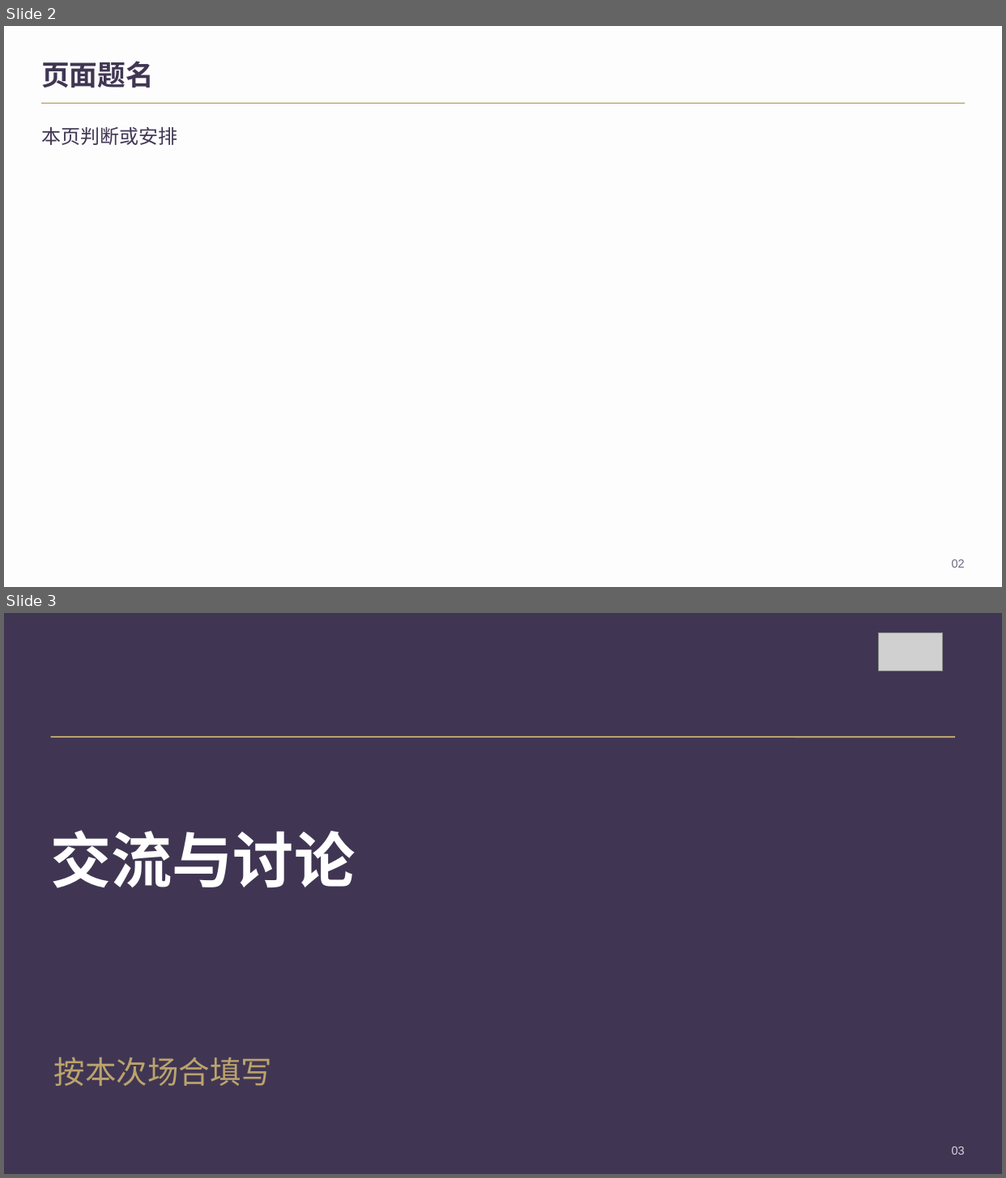
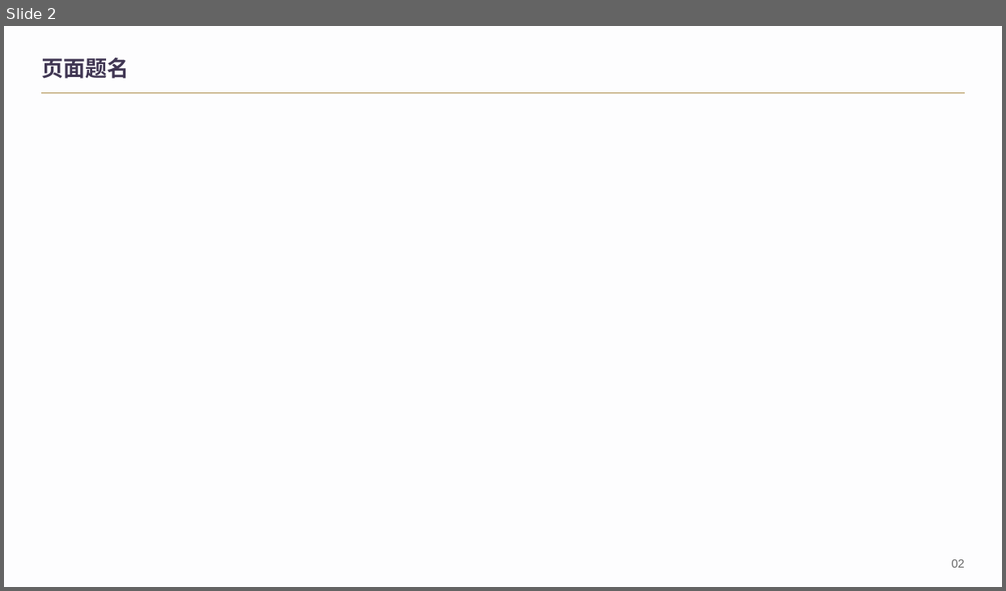
Before and after one commit to 2503668375-boop/hualang-ppt-skill, a slide deck: artifact-template-hualang-school/assets/reference.pptx. Shown one above the other, each under a label of ours: slides 2 and 3 before the commit, slide 2 after it. The pictures are 1006x1178 and 1006x591 pixels, drawn with LibreOffice and Linux fonts; fonts in the diff are those of the drawing; grey boxes stand for pictures; background and template pictures are left out. Boxes give left, top, right and bottom in pixels: in the first picture for what was removed or moved away, otherwise in the second. Text is boxed around its words. In the diff, an @@ line names an element or a change of style, - is before the commit and + after.

```diff
--- a/artifact-template-hualang-school/assets/reference.pptx
+++ b/artifact-template-hualang-school/assets/reference.pptx
@@ slide 3 removed at (x1=4, y1=613, x2=1002, y2=1174), background #403653 @@
@@ picture removed at (x1=879, y1=632, x2=943, y2=671) @@
@@ line removed from (50, 737) to (956, 737) @@
@@ text removed at (x1=51, y1=830, x2=355, y2=888) @@
-交流与讨论
@@ text removed at (x1=54, y1=1057, x2=272, y2=1086) @@
-按本次场合填写
@@ text removed at (x1=952, y1=1147, x2=965, y2=1155) @@
-03
@@ slide 2 changed as well @@
@@ text "页面题名" at (x1=41, y1=58, x2=129, y2=79): size 27 to 21 pt @@
@@ line moved from (41, 103) - (965, 103) to (41, 93) - (965, 93) @@
@@ text removed at (x1=41, y1=127, x2=177, y2=145) @@
-本页判断或安排
@@ text "02" at (x1=952, y1=560, x2=965, y2=568): text colour #70677F to #666666 @@
```
Also in this commit, not shown: 1 other slide changed, 1 slide added, 40 other files.
